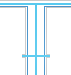
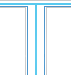
Revision of a layered 71x75 image; what changed, layer by layer:
painted on "Layer 34" over (22, 54, 50, 58)
